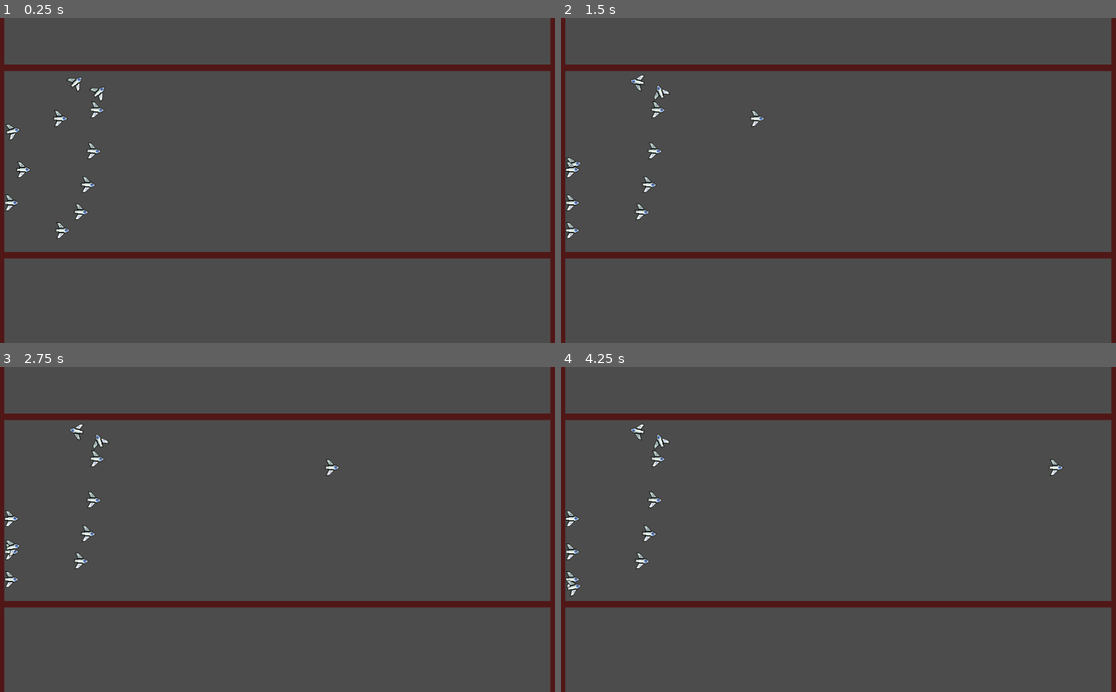
Above: before the commit, frames 1-4 (two rows, left to right).
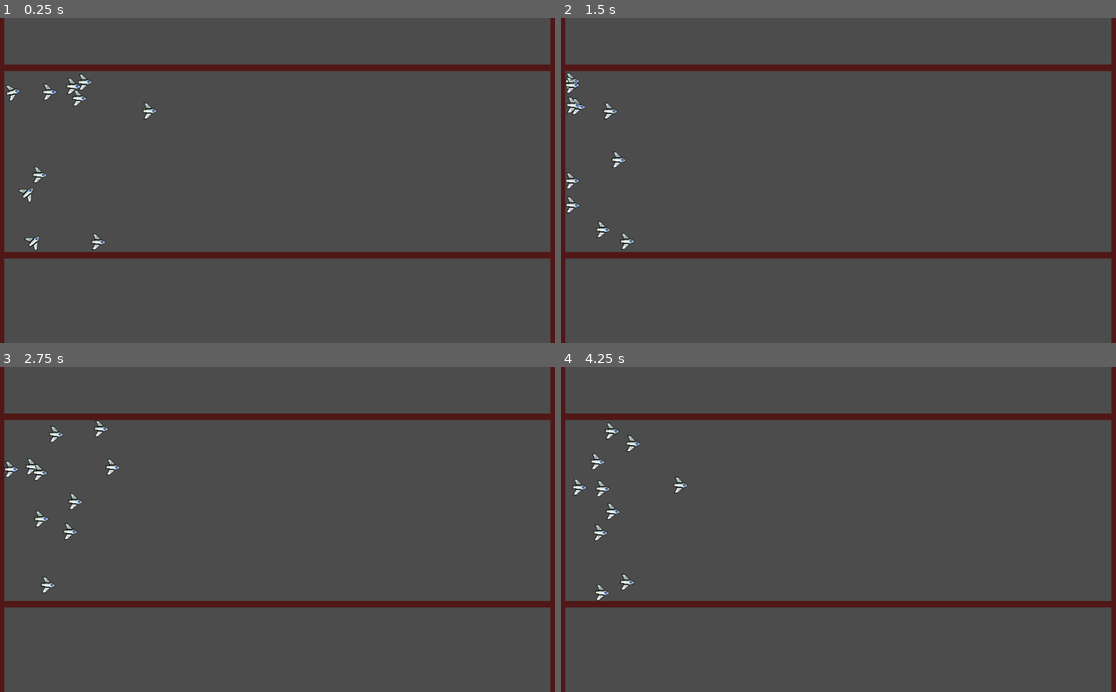
Above: after the commit, the same moments.

Repository: a0x77ry/plasmata
Game: Godot game, scene res://level1.tscn
The game is run twice, just before and just after one commit, with the same random seed, the same clock (stepped at 60 frames per second) and the same inputs.
Inputs:
- Up to frame 1 (0.25 s): no input
- Up to frame 2 (1.5 s): tap Enter (ui_accept) at 0.5, 0.6, 0.77, 1.07, 1.35 s; hold Right (right) 0.53-1.28 s; hold Down (down) from 1.28 s (still down)
- Up to frame 3 (2.75 s): tap Enter (ui_accept) at 1.52, 1.82, 2.1 s; release Down (down) at 2.03 s; hold Right (right) from 2.03 s (still down)
- Up to frame 4 (4.25 s): release Right (right) at 2.78 s; hold Up (up) 2.78-3.53 s; tap Enter (ui_accept) at 2.85, 3.02, 3.32, 3.6, 3.77, 4.07 s; hold Left (left) from 3.53 s (still down)

The runs differ from the first frame. In frame 1, 1.1% of the frame differs, in the area x 0-29%, y 17-72%; in frame 2, 1.0%; in frame 3, 1.1%; in frame 4, 1.2%, in the area x 0-91%, y 17-73%.

Commit message:
Implement selection and mutation

Diff:
--- a/level1.tscn
+++ b/level1.tscn
@@ -1,15 +1,13 @@
 [gd_scene load_steps=4 format=2]
 
-[ext_resource path="res://agent.tscn" type="PackedScene" id=1]
 [ext_resource path="res://wall.tscn" type="PackedScene" id=2]
+[ext_resource path="res://scripts/level1.gd" type="Script" id=3]
 
 [sub_resource type="RectangleShape2D" id=1]
 extents = Vector2( 111.5, 164.5 )
 
 [node name="Level1" type="Node2D" groups=["level"]]
-
-[node name="Agent1" parent="." instance=ExtResource( 1 )]
-position = Vector2( 93, 280 )
+script = ExtResource( 3 )
 
 [node name="Wall" parent="." instance=ExtResource( 2 )]
 position = Vector2( 477, 438 )
--- a/scripts/agent.gd
+++ b/scripts/agent.gd
@@ -18,24 +18,25 @@
   {"name": "go_forward"},
   {"name": "go_backward"},
 ]
-var genome: Dictionary
+var genome: Dictionary = {} setget set_genome, get_genome
 
 func _ready():
   randomize()
   rot = 0
 
-  var i = 0
-  for dict in nn_inputs:
-    dict["id"] = i
-    Main.used_node_ids.append(i)
-    i += 1
-  for dict in nn_outputs:
-    dict["id"] = i
-    Main.used_node_ids.append(i)
-    i += 1
+  if genome.empty():
+    var i = 0
+    for dict in nn_inputs:
+      dict["id"] = i
+      Main.used_node_ids.append(i)
+      i += 1
+    for dict in nn_outputs:
+      dict["id"] = i
+      Main.used_node_ids.append(i)
+      i += 1
+    genome = {"input_nodes": nn_inputs, "hidden_nodes": [],
+        "output_nodes": nn_outputs}
 
-  genome = {"input_nodes": nn_inputs, "hidden_nodes": [],
-      "output_nodes": nn_outputs}
   nn = NN.new(genome)
 
 
@@ -44,6 +45,13 @@
   get_nn_controls(nn, get_sensor_input())
   rotation += rotation_dir * rotation_speed * delta
   velocity = move_and_slide(velocity)
+
+
+func set_genome(_genome):
+   genome = _genome
+
+func get_genome():
+  return genome
 
 
 func get_player_input():
--- /dev/null
+++ b/scripts/level1.gd
@@ -0,0 +1,39 @@
+extends Node2D
+
+const NUMBER_OF_AGENTS := 10
+const NUMBER_OF_SELECTED := 5
+
+onready var spawning_area = get_node("SpawningArea")
+
+var agents = []
+
+
+func _ready():
+  randomize()
+  generate_population()
+
+
+func _process(_delta):
+  if Input.is_action_just_pressed("ui_accept"):
+    var parent_genomes = Main.select(agents)
+    Main.genomes = Main.mutate(parent_genomes)
+    Main.genomes.append_array(Main.mutate(parent_genomes))
+    var err = get_tree().change_scene("res://level1.tscn")
+    if err:
+      print("Failed to load scene with error: %s" % err)
+
+
+func generate_population():
+  var agent: Node2D
+  var area_extents = spawning_area.get_node("CollisionShape2D").shape.extents
+  for i in range(NUMBER_OF_AGENTS):
+    agent = preload("res://agent.tscn").instance()
+    var pos_x = rand_range(spawning_area.get_position().x - area_extents.x,
+        spawning_area.get_position().x + area_extents.x)
+    var pos_y = rand_range(spawning_area.get_position().y - area_extents.y,
+        spawning_area.get_position().y + area_extents.y)
+    if !Main.genomes.empty():
+      agent.set_genome(Main.genomes[i])
+    agent.set_position(Vector2(pos_x, pos_y))
+    agents.append(agent)
+    add_child(agent)
--- a/scripts/main.gd
+++ b/scripts/main.gd
@@ -1,28 +1,26 @@
 extends Node2D
 
-const NUMBER_OF_AGENTS := 10
+const NUMBER_OF_SELECTED := 5
 
 var used_node_ids := []
+var genomes := [] # A list of genomes
 
-onready var agent: Node2D
-onready var spawning_area: Area2D
-onready var level: Node2D
+# onready var agent: Node2D
 
 
-func _ready():
-  randomize()
-  level = get_tree().get_nodes_in_group("level")[0]
-  spawning_area = level.get_node("SpawningArea")
-  var area_extents = spawning_area.get_node("CollisionShape2D").get_shape().get_extents()
-  for _i in range(NUMBER_OF_AGENTS):
-    agent = preload("res://agent.tscn").instance()
-    var pos_x = rand_range(spawning_area.get_position().x - area_extents.x,
-        spawning_area.get_position().x + area_extents.x)
-    var pos_y = rand_range(spawning_area.get_position().y - area_extents.y,
-        spawning_area.get_position().y + area_extents.y)
-
-    agent.set_position(Vector2(pos_x, pos_y))
-    add_child(agent)
+func mutate(parent_genomes):
+  var random = RandomNumberGenerator.new()
+  random.randomize()
+  if random.randf() > 0.95:
+    print("Mutated")
+    var mutated_genomes = parent_genomes
+    for genome in mutated_genomes:
+      for link in genome["links"]:
+        if random.randf() < 1 / genome["links"].size():
+          link["weight"] = random.randfn(link["weight"], 1.0)
+    return mutated_genomes
+  else:
+    return parent_genomes
 
 
 func generate_UID():
@@ -30,3 +28,21 @@
   while id in used_node_ids:
     id = randi() % 1000
   return id
+
+
+func select(agents):
+    agents.sort_custom(AgentSorter, "sort_ascenting")
+    var fittest_agents = agents.slice(-NUMBER_OF_SELECTED, -1)
+    print("fittest_agents length is %s" % fittest_agents.size())
+    var _genomes = []
+    for agent in fittest_agents:
+      print("agent's position.x is: %s" % agent.position.x)
+      _genomes.append(agent.genome)
+    return _genomes
+
+
+class AgentSorter:
+  static func sort_ascenting(a, b):
+    if a.position.x < b.position.x:
+      return true
+    return false
--- a/scripts/neural_network.gd
+++ b/scripts/neural_network.gd
@@ -1,9 +1,11 @@
 class_name NeuralNetwork
 
 const INPUT_INCREMENT := 0.01
+const NO_ID := -1
 
 var input_layer = []
 var output_layer = []
+var hidden_layer = []
 var links = []
 
 var genome
@@ -11,18 +13,43 @@
 func _init(_genome):
   genome = _genome
 
+  for input_node_gene in genome["input_nodes"]:
+    var i_node = InputNode.new(input_node_gene["id"], input_node_gene["name"])
+    input_layer.append(i_node)
+
+  for hidden_node_gene in genome["hidden_nodes"]:
+    var h_node = OutputNode.new(hidden_node_gene["id"])
+    hidden_layer.append(h_node)
+
+  for output_node_gene in genome["output_nodes"]:
+    var o_node = OutputNode.new(output_node_gene["id"], output_node_gene["name"])
+    output_layer.append(o_node)
+
+  var all_nodes = input_layer + hidden_layer + output_layer
+
   if !genome.has("links"):
-    for input_node_gene in genome["input_nodes"]:
-      var i_node = InputNode.new(input_node_gene["id"], input_node_gene["name"])
-      input_layer.append(i_node)
-
-    for output_node_gene in genome["output_nodes"]:
-      var o_node = OutputNode.new(output_node_gene["id"], output_node_gene["name"])
-      output_layer.append(o_node)
-
+    genome["links"] = []
     for i_node in input_layer:
       for o_node in output_layer:
-        links.append(Link.new(-1, i_node, o_node, randf()))
+        var new_link = Link.new(NO_ID, i_node, o_node, randf())
+        links.append(new_link)
+        genome["links"].append({"id": new_link.id,
+            "weight": new_link.weight, "from_id": new_link.source_node.id,
+            "to_id": new_link.target_node.id})
+  else:
+    for link in genome["links"]:
+      var source_node
+      var target_node
+      for node in all_nodes:
+        var nid = node.id
+        if nid == link["from_id"]:
+          source_node = node
+        elif nid == link["to_id"]:
+          target_node = node
+      if (source_node != null) && (target_node != null):
+        var link_instance = Link.new(link["id"], source_node, target_node, link["weight"])
+        links.append(link_instance)
+
 
 
 func set_input(input_dict: Dictionary):
